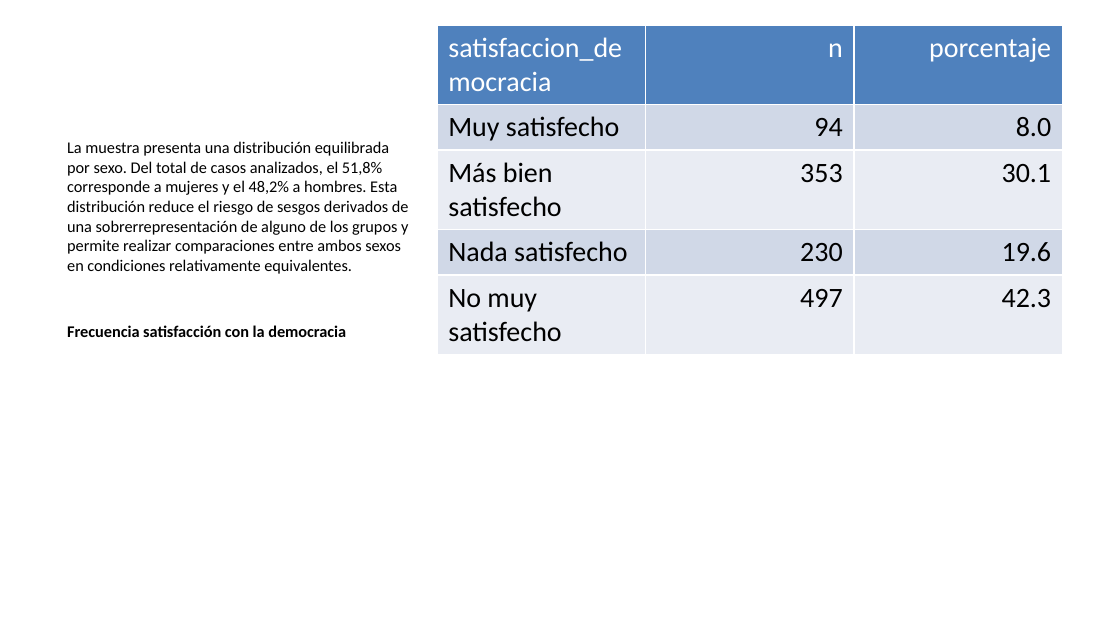
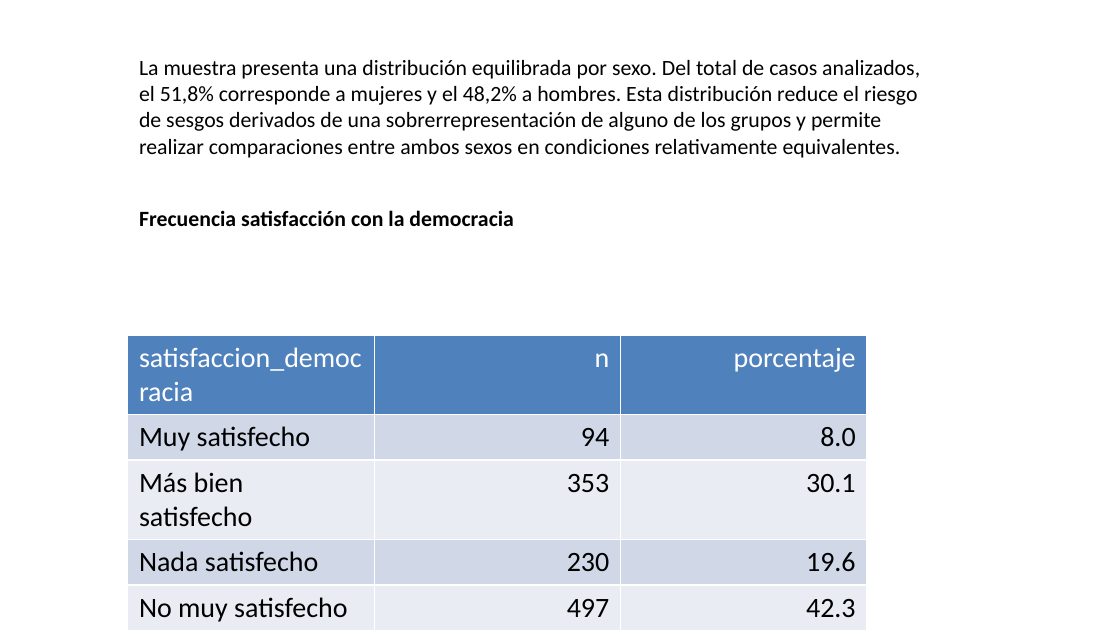
Before and after one commit to Evacarolinaa/trabajo-2, a slide deck: slide 7 of procesamiento/trabajo2.pptx (slide 5 before the commit). Drawn at 1120x630 pixels with LibreOffice and Linux fonts; fonts in the diff are those of the drawing. Boxes give left, top, right and bottom in pixels: in the first picture for what was removed or moved away, otherwise in the second. Text is boxed around its words. In the diff, an @@ line names an element or a change of style, - is before the commit and + after.

```diff
--- a/procesamiento/trabajo2.pptx
+++ b/procesamiento/trabajo2.pptx
@@ text "La muestra presenta una distribución ...": place and size @@
-text "La muestra presenta una distribución ..." at box(67, 141, 409, 337)
+text "La muestra presenta una distribución ..." at box(139, 60, 920, 226)
@@ text "La muestra presenta una distribución ..." at box(139, 60, 920, 226): size 10.5 to 14 pt @@
@@ table: place and size @@
-table at box(437, 25, 1062, 561)
+table at box(128, 335, 867, 626)
```
Also in this commit, not shown: 7 other slides changed, 2 slides added.
